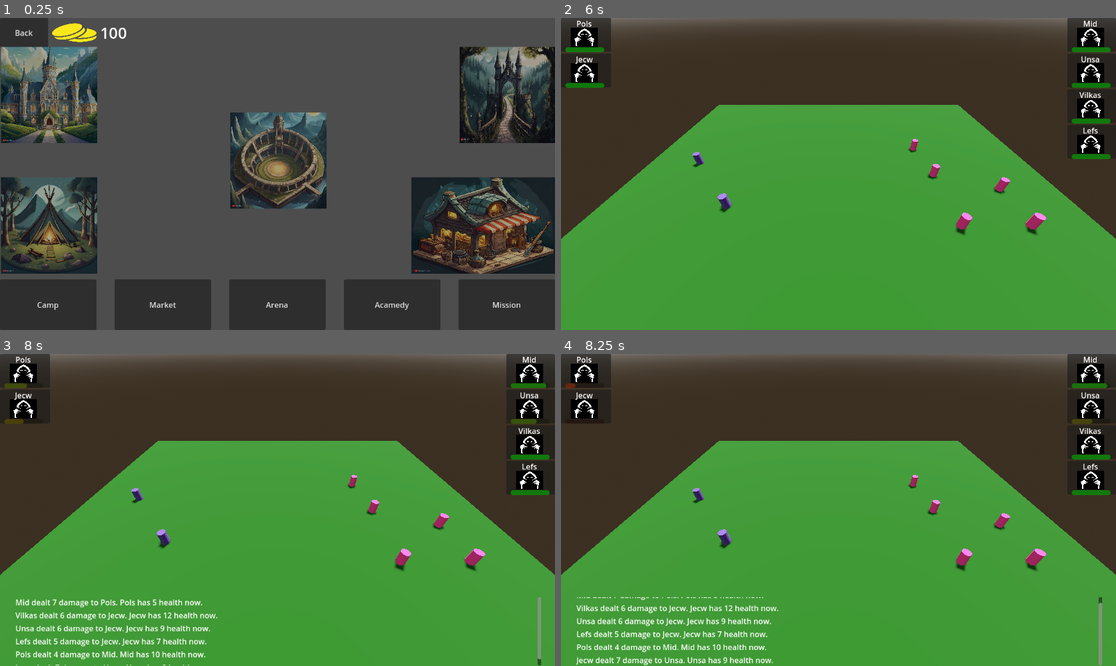
Above: before the commit, frames 1-4 (two rows, left to right).
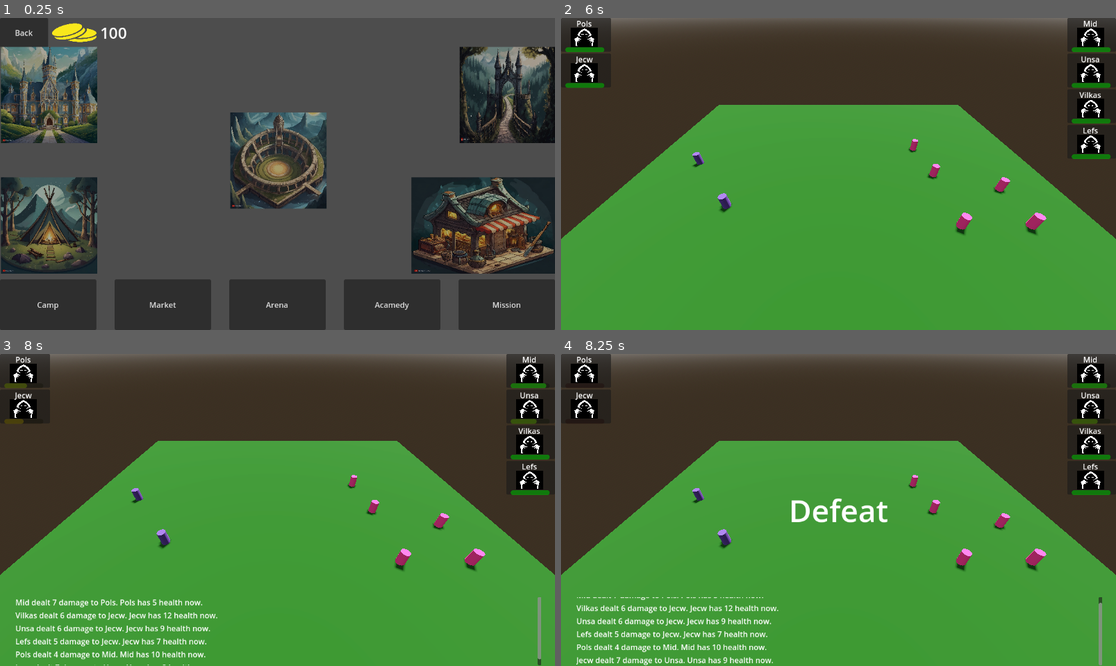
Above: after the commit, the same moments.

Repository: ualisars/ManagementPrototype
Game: Godot game, scene res://Interface/player_interface.tscn
Two runs of this game, one before a commit and one after it. Both use one fixed random seed, a clock stepped at 60 frames per second and the inputs below.
Inputs (mouse positions are in pixels of both pictures, inside the frame that each line leads up to):
- Up to frame 1 (0.25 s): no input
- Up to frame 2 (6 s): click "Camp" at 0.5 s; move the mouse to (960, 158) at 1.27 s; press the mouse at (960, 158) at 1.28 s; tap Enter at 2 s; move the mouse to (727, 189) at 2.02 s; release the mouse at (727, 189) at 2.03 s; click (727, 189) at 2.1 s; click "Back" at 2.75 s; click "Market" at 3.5 s; click "Arena" at 4.25 s; move the mouse to (894, 105) at 5.02 s; press the mouse at (894, 105) at 5.03 s; tap Space at 5.75 s; move the mouse to (810, 236) at 5.77 s; release the mouse at (810, 236) at 5.78 s; click (810, 236) at 5.85 s
- Up to frame 3 (8 s): tap Enter at 6.5 s; move the mouse to (444, 556) at 6.52 s; press the mouse at (444, 556) at 6.53 s; tap Space at 7.25 s; move the mouse to (111, 463) at 7.27 s; release the mouse at (111, 463) at 7.28 s; click (111, 463) at 7.35 s
- Up to frame 4 (8.25 s): tap Enter at 8 s; move the mouse to (866, 510) at 8.02 s; press the mouse at (866, 510) at 8.03 s

Frames 1-3 are identical in both runs. In frame 4, 0.6% of the frame differs, in the area x 0-97%, y 9-55%.

Commit message:
add end fight scene

Diff:
--- /dev/null
+++ b/Interface/fight_end_window.gd
@@ -0,0 +1,12 @@
+extends Control
+
+@onready var after_fight_message: Label = $TextureRect/AfterFightMessage
+
+var player_win_message: String = "Victory"
+var player_loose_message: String = "Defeat"
+
+func add_after_fight_message(is_player_win: bool) -> void:
+	if is_player_win:
+		after_fight_message.text = player_win_message
+	else:
+		after_fight_message.text = player_loose_message
--- /dev/null
+++ b/Interface/fight_end_window.tscn
@@ -0,0 +1,36 @@
+[gd_scene load_steps=2 format=3 uid="uid://skumunjuxf6w"]
+
+[ext_resource type="Script" path="res://Interface/fight_end_window.gd" id="1_qqtas"]
+
+[node name="FightEndWindow" type="Control"]
+layout_mode = 3
+anchors_preset = 15
+anchor_right = 1.0
+anchor_bottom = 1.0
+grow_horizontal = 2
+grow_vertical = 2
+script = ExtResource("1_qqtas")
+
+[node name="TextureRect" type="TextureRect" parent="."]
+custom_minimum_size = Vector2(0, 500)
+layout_mode = 1
+anchors_preset = 14
+anchor_top = 0.5
+anchor_right = 1.0
+anchor_bottom = 0.5
+grow_horizontal = 2
+grow_vertical = 2
+
+[node name="AfterFightMessage" type="Label" parent="TextureRect"]
+layout_mode = 1
+anchors_preset = 14
+anchor_top = 0.5
+anchor_right = 1.0
+anchor_bottom = 0.5
+offset_top = -11.5
+offset_bottom = 11.5
+grow_horizontal = 2
+grow_vertical = 2
+theme_override_font_sizes/font_size = 64
+text = "Player Win"
+horizontal_alignment = 1
--- a/Scenes/arena_scene.gd
+++ b/Scenes/arena_scene.gd
@@ -5,6 +5,7 @@
 var rng = RandomNumberGenerator.new()
 
 var CharacterScene: PackedScene = preload("res://Characters/character.tscn")
+@onready var fight_end_window: Control = $FightEndWindow
 
 var player_locations: Array = [
 	Vector3(-22.0, 0, 0),
@@ -24,6 +25,10 @@
 ]
 
 func _ready() -> void:
+	fight_end_window.visible = false
+
+	Messenger.FIGHT_ENDED.connect(on_fight_ended)
+
 	var enemies = ArenaManager.generate_enemies()
 	place_characters_on_arena(Player.party, player_locations, true)
 	place_characters_on_arena(enemies, enemy_locations, false)
@@ -32,7 +37,11 @@
 	arena_sidebar.add_enemy_characters(enemies)
 
 	FightManager.set_fight(Player.party, enemies)
-	#FightManager.complete_turn()
+
+
+func on_fight_ended(is_player_win: bool) -> void:
+		fight_end_window.add_after_fight_message(is_player_win)
+		fight_end_window.visible = true
 
 func place_characters_on_arena(
 	characteristics: Array,
--- a/Scenes/arena_scene.tscn
+++ b/Scenes/arena_scene.tscn
@@ -1,9 +1,10 @@
-[gd_scene load_steps=9 format=3 uid="uid://dfljp550085pr"]
+[gd_scene load_steps=10 format=3 uid="uid://dfljp550085pr"]
 
 [ext_resource type="Script" path="res://Scenes/arena_scene.gd" id="1_dn2iq"]
 [ext_resource type="PackedScene" uid="uid://bhgcgbcjowf80" path="res://Characters/character.tscn" id="1_qe8ff"]
 [ext_resource type="PackedScene" uid="uid://xlxt7ab2rjil" path="res://Interface/arena_sidebar.tscn" id="3_lc7pp"]
 [ext_resource type="PackedScene" uid="uid://bb70r86kokvep" path="res://Interface/arena_console.tscn" id="4_vuryd"]
+[ext_resource type="PackedScene" uid="uid://skumunjuxf6w" path="res://Interface/fight_end_window.tscn" id="5_ns5oq"]
 
 [sub_resource type="ProceduralSkyMaterial" id="ProceduralSkyMaterial_2b24a"]
 sky_horizon_color = Color(0.64625, 0.65575, 0.67075, 1)
@@ -46,3 +47,5 @@
 [node name="ArenaSidebar" parent="." instance=ExtResource("3_lc7pp")]
 
 [node name="ArenaConsole" parent="." instance=ExtResource("4_vuryd")]
+
+[node name="FightEndWindow" parent="." instance=ExtResource("5_ns5oq")]
--- a/World/Messenger.gd
+++ b/World/Messenger.gd
@@ -5,3 +5,5 @@
 signal PLAYER_INFO_UPDATED
 
 signal UNIT_ATTACKED(attack_unit: Node, defend_unit: Node)
+
+signal FIGHT_ENDED(is_player_win: bool)
--- /dev/null
+++ b/World/Timer.gd
@@ -0,0 +1,8 @@
+extends Timer
+
+func _ready() -> void:
+	Messenger.connect("FIGHT_ENDED", on_fight_ended)
+
+func on_fight_ended(_is_player_win: bool):
+	print("fight ended")
+	stop()
--- a/World/fight_manager.gd
+++ b/World/fight_manager.gd
@@ -4,26 +4,22 @@
 var enemy_characters: Array
 var characters: Array
 
+var updated_player_characters: Array
+var updated_enemy_characters: Array
+
 var rng = RandomNumberGenerator.new()
 
+var fight_ended: bool = false
+
 func set_fight(_player_characters: Array, _enemy_characters: Array) -> void:
-	player_characters = _player_characters
-	enemy_characters = _enemy_characters
+	player_characters = _player_characters.duplicate()
+	enemy_characters = _enemy_characters.duplicate()
 	characters = player_characters + enemy_characters
-
-
-#'func complete_turn():
-	#characters.sort_custom(cast_speed_array_sort)
-	#
-	#turn()
-	#
-	#clear_damaged_characters'()
 
 func cast_speed_array_sort(character1, character2):
 	if character1.cast_speed < character2.cast_speed:
 		return true
 	return false
-
 
 func turn() -> void:
 	for character in characters:
@@ -31,16 +27,29 @@
 		attack(character, enemy)
 
 func attack(attack_character: Node, defend_character: Node) -> void:
+	if fight_ended:
+		return
 	if attack_character.health > 0:
 		var damage = attack_character.attack - defend_character.defense
 		defend_character.health -= damage
 		Messenger.UNIT_ATTACKED.emit(attack_character, defend_character)
+		check_character_health(defend_character)
 
+func check_win_loss_condition() -> void:
+	if updated_player_characters.size() == 0:
+		Messenger.FIGHT_ENDED.emit(false)
+		fight_ended = true
+	if updated_enemy_characters.size() == 0:
+		Messenger.FIGHT_ENDED.emit(true)
+		fight_ended = true
 
-func check_win_loss_condition():
-	if player_characters.size() == 0 or enemy_characters.size() == 0:
-		return true
-	return false
+func check_character_health(character: Node) -> void:
+	if character.health <= 0 and character.is_belongs_to_player:
+		remove_character_by_id(character.id, updated_player_characters)
+		check_win_loss_condition()
+	if character.health <= 0 and not character.is_belongs_to_player:
+		remove_character_by_id(character.id, updated_enemy_characters)
+		check_win_loss_condition()
 
 func clear_damaged_characters():
 	var damaged_list: Array = []
@@ -56,22 +65,26 @@
 		remove_character_by_id(damaged_character.id, characters)
 
 func remove_character_by_id(character_id: int, character_list: Array) -> void:
-	for index in range(0, character_list.size() - 1):
-		if character_id == character_list[index].id:
-			character_list.remove_at(index)
+	for character in character_list:
+		if character_id == character.id:
+			character_list.erase(character)
 
 func choose_enemy(character: Node) -> Node:
+	if fight_ended:
+		return
 	if character.is_belongs_to_player:
-		var enemy_index = rng.randi_range(0, enemy_characters.size() - 1)
-		return enemy_characters[enemy_index]
-	var player_index = rng.randi_range(0, player_characters.size() - 1)
-	return player_characters[player_index]
-
-
+		var enemy_index = rng.randi_range(0, updated_enemy_characters.size() - 1)
+		return updated_enemy_characters[enemy_index]
+	else:
+		var player_index = rng.randi_range(0, updated_player_characters.size() - 1)
+		return updated_player_characters[player_index]
 
 func _on_timer_timeout() -> void:
 	characters.sort_custom(cast_speed_array_sort)
 
+	updated_player_characters = player_characters.duplicate()
+	updated_enemy_characters = enemy_characters.duplicate()
+
 	turn()
 
 	clear_damaged_characters()
--- a/World/fight_manager.tscn
+++ b/World/fight_manager.tscn
@@ -1,6 +1,7 @@
-[gd_scene load_steps=2 format=3 uid="uid://clxpmu2b60ur3"]
+[gd_scene load_steps=3 format=3 uid="uid://clxpmu2b60ur3"]
 
 [ext_resource type="Script" path="res://World/fight_manager.gd" id="1_x4x0n"]
+[ext_resource type="Script" path="res://World/Timer.gd" id="2_8je1l"]
 
 [node name="FightManager" type="Node"]
 script = ExtResource("1_x4x0n")
@@ -8,5 +9,6 @@
 [node name="Timer" type="Timer" parent="."]
 wait_time = 2.0
 autostart = true
+script = ExtResource("2_8je1l")
 
 [connection signal="timeout" from="Timer" to="." method="_on_timer_timeout"]
